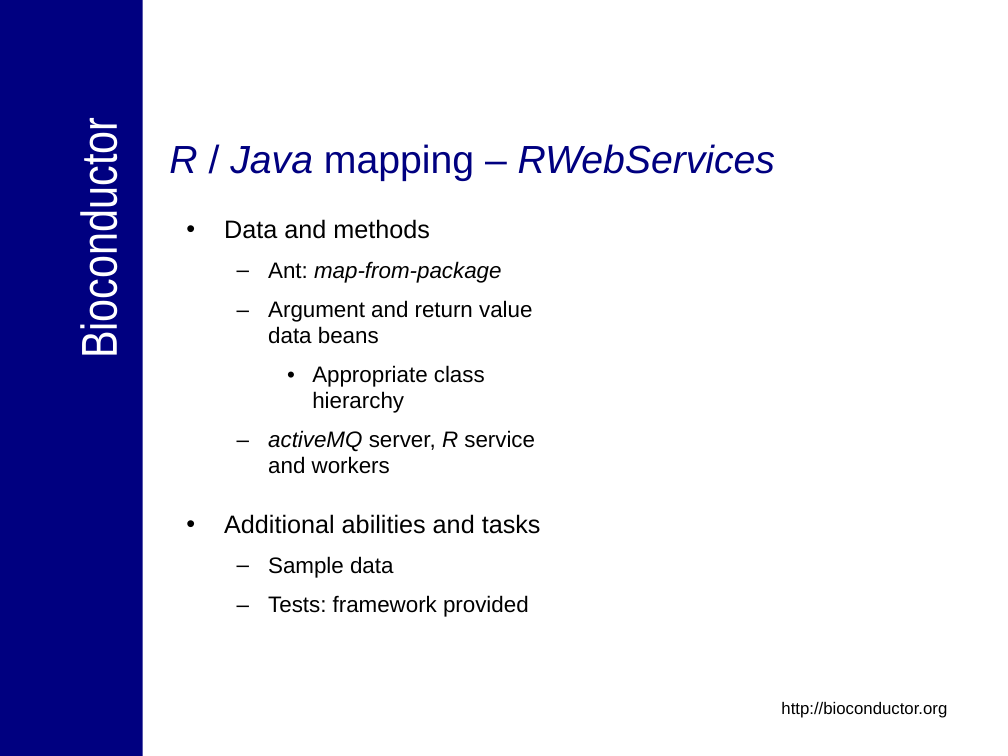
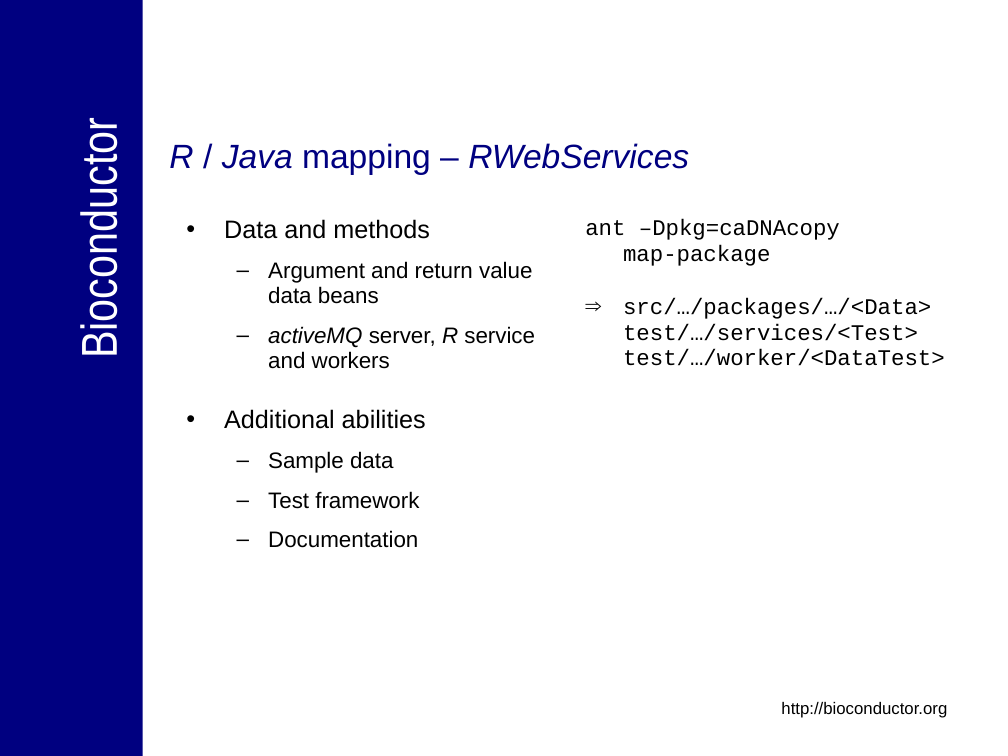
Before and after one commit to NCIP/bioconductor, a slide deck: slide 21 of bioconductor/Presentations/caBIG_Annual_Meeting_2007_Tech_Demo.ppt (slide 20 before the commit). Drawn at 1008x756 pixels with LibreOffice and Linux fonts; fonts in the diff are those of the drawing; background and template pictures are left out. Boxes give left, top, right and bottom in pixels: in the first picture for what was removed or moved away, otherwise in the second. Text is boxed around its words. In the diff, an @@ line names an element or a change of style, - is before the commit and + after.

```diff
--- a/bioconductor/Presentations/caBIG_Annual_Meeting_2007_Tech_Demo.ppt
+++ b/bioconductor/Presentations/caBIG_Annual_Meeting_2007_Tech_Demo.ppt
@@ title "R / Java mapping – ..." at box(169, 143, 689, 175): size 28 to 24 pt @@
@@ text added at box(585, 219, 945, 366), 16 pt, text #000000 @@
+ant –Dpkg=caDNAcopy
+map-package
+⇒ src/…/packages/…/<Data> test/…/services/<Test>
+  test/…/worker/<DataTest>
@@ text at box(268, 261, 501, 283): paragraph removed @@
-  – Ant: map-from-package
@@ text at box(312, 365, 485, 413): paragraph removed @@
-    • Appropriate class hierarchy
@@ text at box(224, 409, 426, 429): text changed @@
-• Additional abilities and tasks
+• Additional abilities
@@ text at box(268, 491, 419, 548): text changed @@
-  – Tests: framework provided
+  – Test framework
+  – Documentation
```
Also in this commit, not shown: 13 other slides changed, 6 slides added, 3 slides removed.
